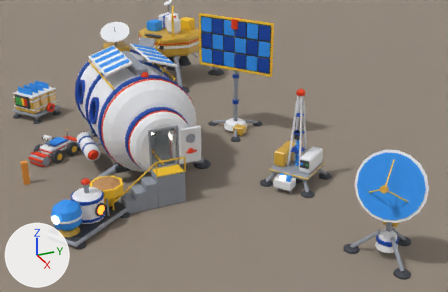
Two versions of the Blender file assets/blender/modules.blend, one commit apart.
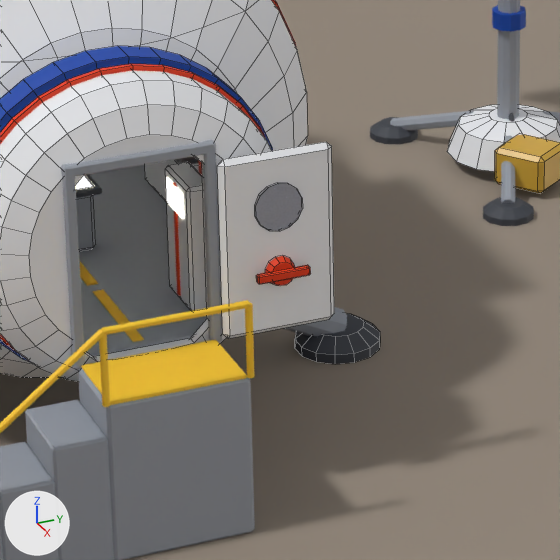
Each version appears first from a 50 mm lens placed at (44.53, -12.54, 22.31), pointed at (7.57, 4.1, 3.82), and next in a close-up on the part from 30% to 55% of the width and 34% to 71% of the height. Every picture has the same lights, and +X, +Y and +Z are marked at lower left. The first two pictures are the older version. The close-ups show mesh edges as thin lines.

Objects in the first close-up: 'EXTERIOR_Blue', 'EXTERIOR_Glass', 'EXTERIOR_Grey', 'EXTERIOR_Red', 'EXTERIOR_White', 'EXTERIOR_Yellow', 'INTERIOR_Grey', 'PreviewGround', 'ROOF_White', 'STATION_Airlock_White', 'Solar_Gold.001_L', 'Solar_Grey.001_L', 'Solar_White.001_L' and 12 more.
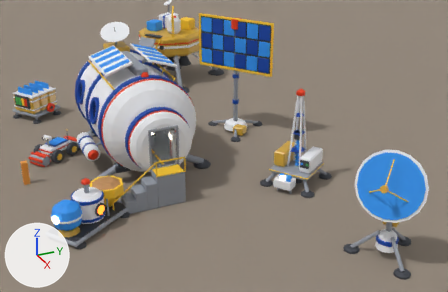
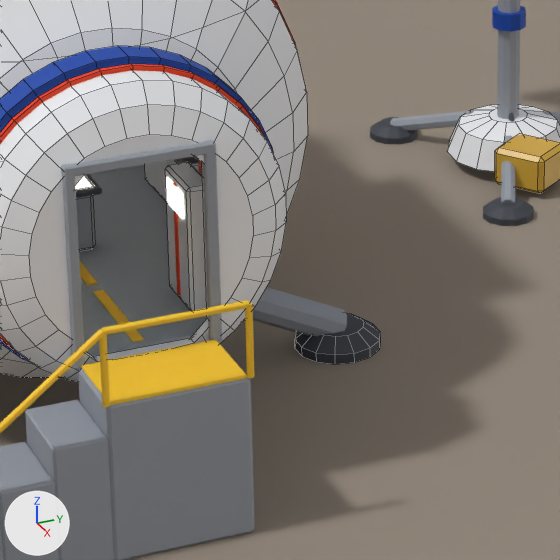
Changed parts and their boxes [x1, y1, x2, y2] in the close-ups (560 x 560 px):
```json
{"object": "EXTERIOR_White", "change": "reshaped", "before": [0, 0, 334, 381], "after": [0, 0, 308, 381]}
{"object": "EXTERIOR_Red", "change": "reshaped", "before": [0, 0, 310, 350], "after": [0, 0, 296, 350]}
{"object": "EXTERIOR_Glass", "change": "reshaped", "before": [255, 183, 303, 231], "on screen": "not visible afterwards"}
{"part": 1, "of": "me_exterior_white", "change": "deleted", "before": [217, 142, 334, 339]}
{"part": 3, "of": "me_exterior_red", "change": "deleted", "before": [265, 256, 294, 286]}
{"part": 4, "of": "me_exterior_red", "change": "deleted", "before": [256, 265, 310, 284]}
```

Edits to the scene script, one JSON object a line:
```json
{"block": "me_exterior_white", "where": "# used by ob_exterior_white; location = (0.0, 0.0, 0.0)"}
{"op": "remove", "block": "me_exterior_white", "code": "me_exterior_white.from_pydata(...)  # 940 vertices, 675 faces; spans x -7.53..6.56, y -4.47..3.58, z 0.84..6.41"}
{"op": "add", "block": "me_exterior_white", "code": "me_exterior_white.from_pydata(...)  # 916 vertices, 649 faces; spans x -7.53..6.35, y -4.47..3.58, z 0.84..6.41"}
{"block": "me_exterior_white", "change": "me_exterior_white part 1: the loose piece of 24 vertices spanning x 6.4..6.56, y 1.08..2.78, z 2.49..5.24 is deleted"}
{"block": "me_exterior_glass", "where": "# used by ob_exterior_glass; location = (0.0, 0.0, 0.0)"}
{"op": "remove", "block": "me_exterior_glass", "code": "me_exterior_glass.from_pydata(...)  # 156 vertices, 88 faces; spans x -4.7..6.59, y -3.6..3.6, z 4.06..6.01"}
{"op": "add", "block": "me_exterior_glass", "code": "me_exterior_glass.from_pydata(...)  # 128 vertices, 72 faces; spans x -4.7..1.42, y -3.6..3.6, z 4.51..6.01"}
{"block": "me_exterior_glass", "change": "me_exterior_glass part 2: the loose piece of 28 vertices spanning x 6.55..6.59, y 1.58..2.28, z 4.06..4.78 is deleted"}
{"block": "me_exterior_red", "where": "# used by ob_exterior_red; location = (0.0, 0.0, 0.0)"}
{"op": "remove", "block": "me_exterior_red", "code": "me_exterior_red.from_pydata(...)  # 300 vertices, 278 faces; spans x 0.69..6.76, y -4.31..3.65, z 0.77..6.44"}
{"op": "add", "block": "me_exterior_red", "code": "me_exterior_red.from_pydata(...)  # 252 vertices, 238 faces; spans x 0.69..5.56, y -4.31..3.65, z 0.77..6.44"}
{"block": "me_exterior_red", "change": "me_exterior_red part 3: the loose piece of 24 vertices spanning x 6.55..6.69, y 1.71..2.15, z 3.22..3.66 is deleted"}
{"block": "me_exterior_red", "change": "me_exterior_red part 4: the loose piece of 24 vertices spanning x 6.66..6.76, y 1.54..2.32, z 3.37..3.5 is deleted"}
```
